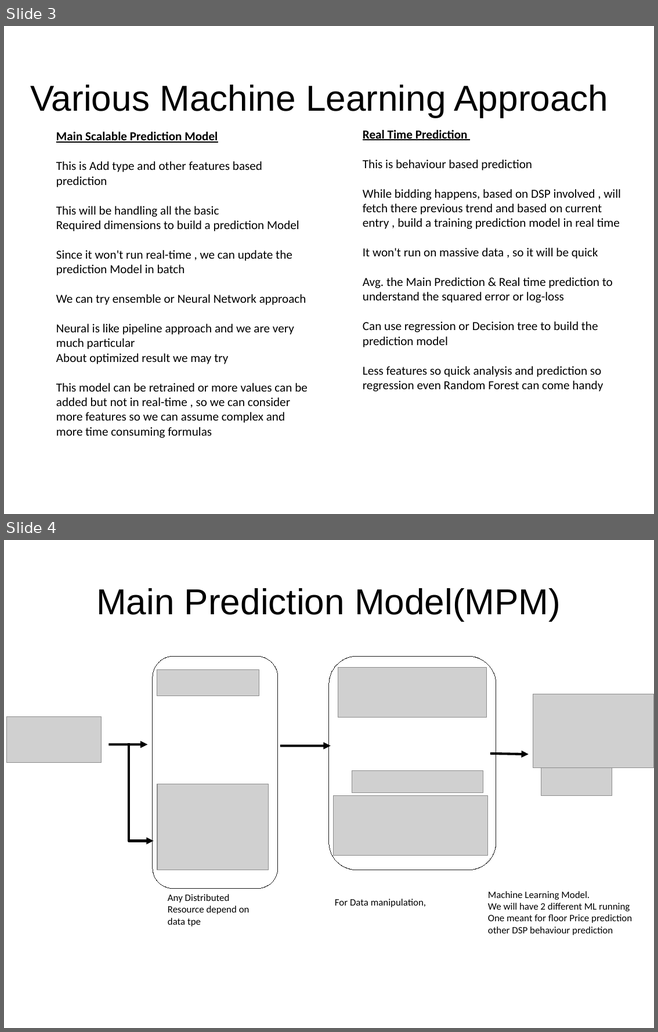
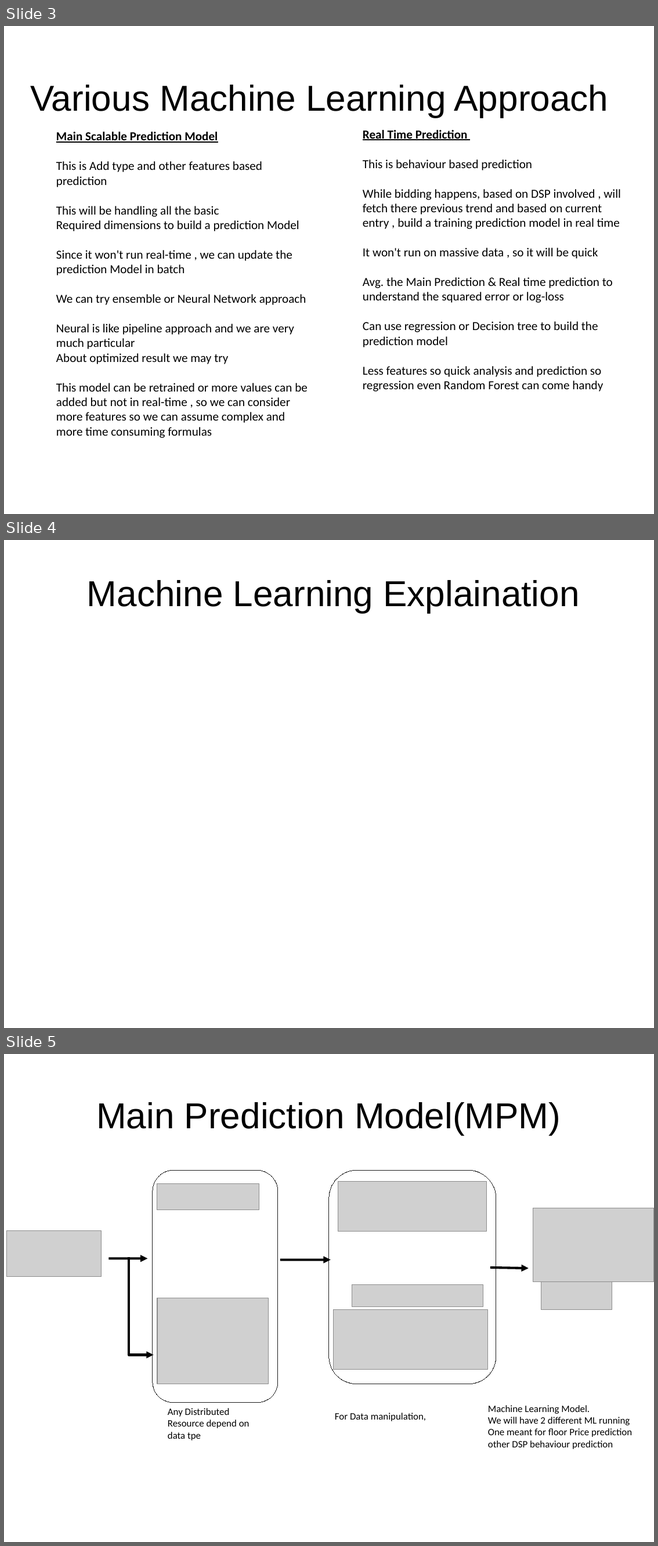
Before and after one commit to abhishek-ch/evolveML, a slide deck: data/smaato.odp. Shown one above the other, each under a label of ours: slides 3 and 4 before the commit, slides 3, 4 and 5 after it. The pictures are 658x1032 and 658x1546 pixels, drawn with LibreOffice and Linux fonts; fonts in the diff are those of the drawing; grey boxes stand for pictures. Boxes give left, top, right and bottom in pixels: in the first picture for what was removed or moved away, otherwise in the second. Text is boxed around its words. In the diff, an @@ line names an element or a change of style, - is before the commit and + after.

```diff
--- a/data/smaato.odp
+++ b/data/smaato.odp
@@ slide 4 added at box(4, 540, 654, 1028), background #FFFFFF @@
@@ title added at box(87, 580, 579, 613), 44 pt, text #000000 @@
+Machine Learning Explaination
@@ what was slide 4 is now slide 5 @@
```
Also in this commit, not shown: 2 slides changed.
